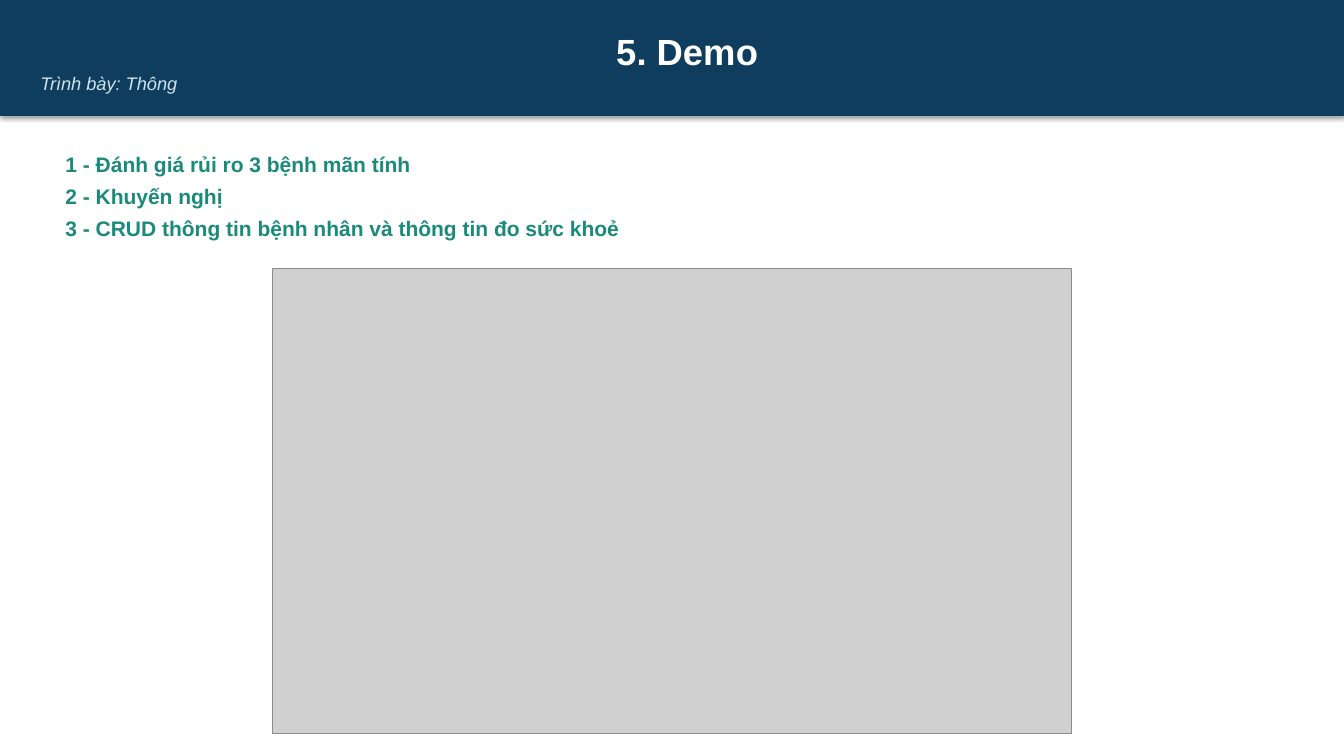
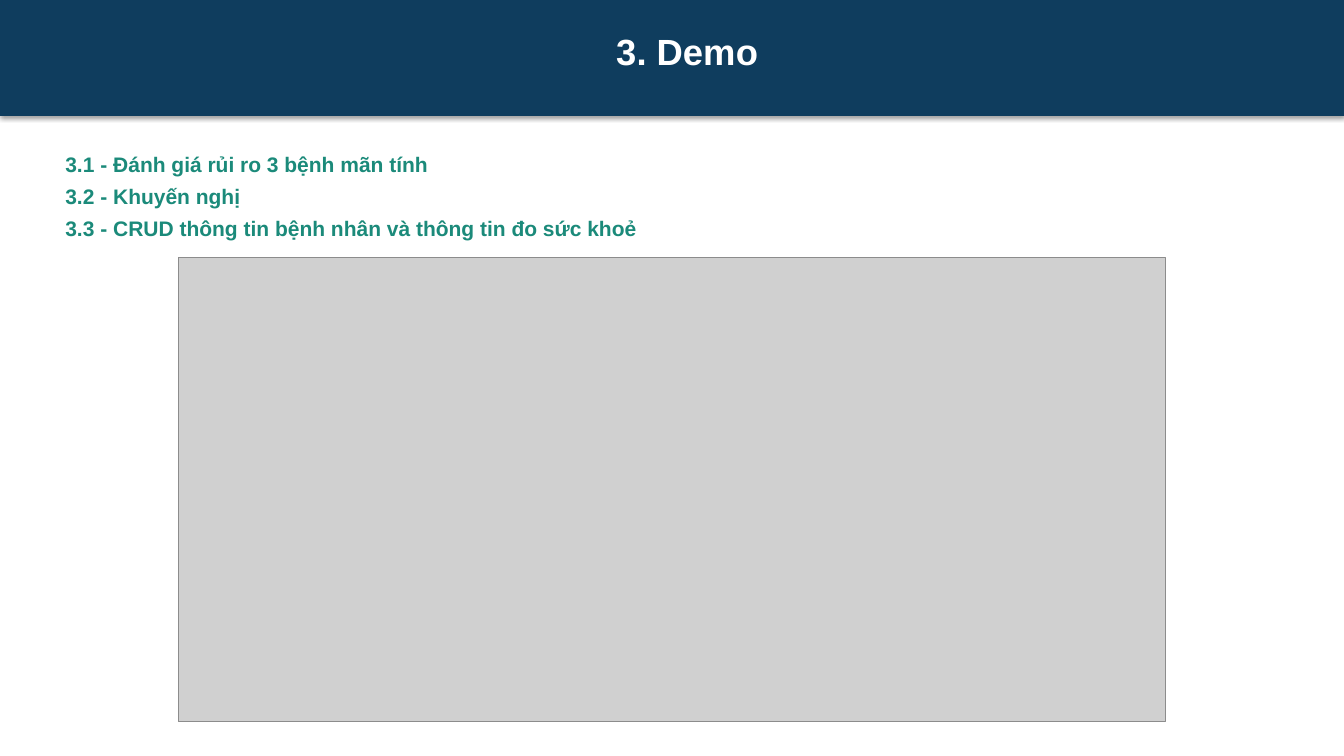
Before and after one commit to DongTrieu0310/AI_HealthCareAssitant, a slide deck: slide 12 of docs/Slide.pptx (slide 8 before the commit). Drawn at 1344x756 pixels with LibreOffice and Linux fonts; fonts in the diff are those of the drawing; grey boxes stand for pictures. Boxes give left, top, right and bottom in pixels: in the first picture for what was removed or moved away, otherwise in the second. Text is boxed around its words. In the diff, an @@ line names an element or a change of style, - is before the commit and + after.

```diff
--- a/docs/Slide.pptx
+++ b/docs/Slide.pptx
@@ text in rectangle at [616,39,758,66]: text changed; size 13 to 26 pt; text colour #CFE3EC to #FFFFFF; bold on; italic off @@
-5. Demo
-Trình bày: Thông
+3. Demo
@@ text at [65,156,636,240]: text changed @@
-1 - Đánh giá rủi ro 3 bệnh mãn tính
-2 - Khuyến nghị
-3 - CRUD thông tin bệnh nhân và thông tin đo sức khoẻ
+3.1 - Đánh giá rủi ro 3 bệnh mãn tính
+3.2 - Khuyến nghị
+3.3 - CRUD thông tin bệnh nhân và thông tin đo sức khoẻ
@@ picture: place and size @@
-picture at [272,269,1073,734]
+picture at [178,258,1166,723]
```
Also in this commit, not shown: 5 other slides changed, 6 slides added, 3 slides removed, 3 other files.
